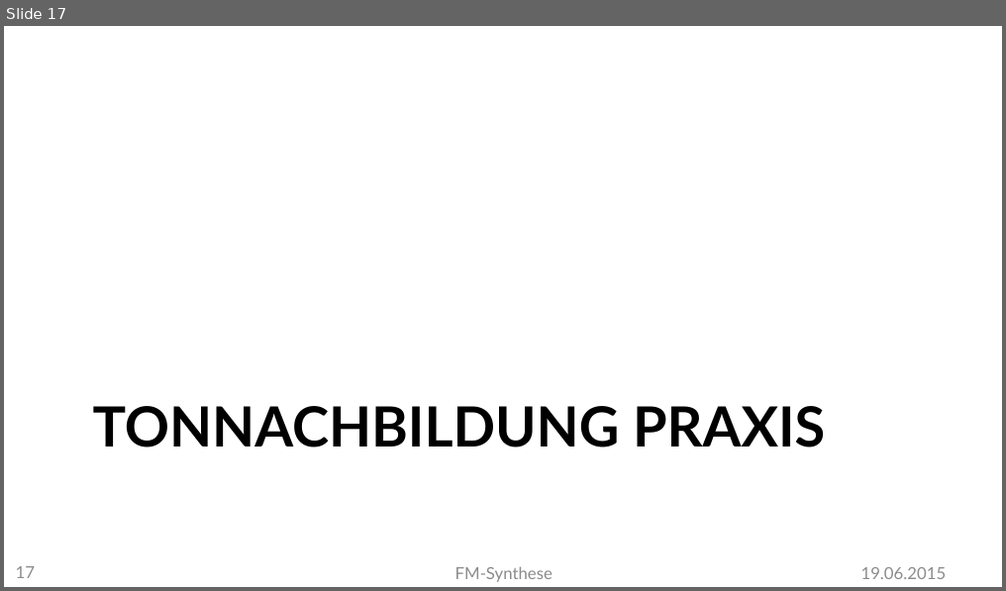
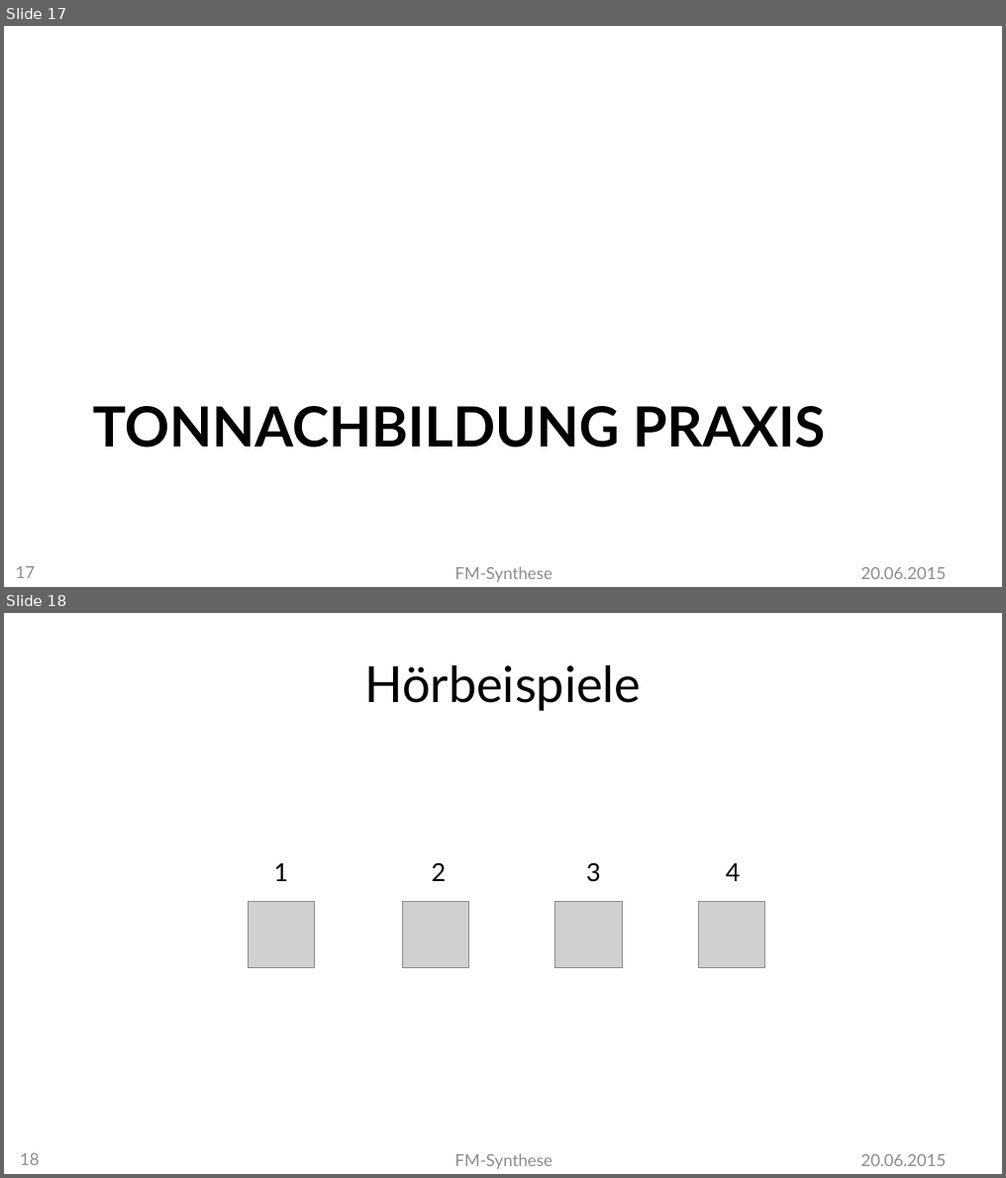
Before and after one commit to MBulli/VSeminar, a slide deck: Praesentation/FMSynthese-Gary.pptx. Shown one above the other, each under a label of ours: slide 17 before the commit, slides 17 and 18 after it. The pictures are 1006x591 and 1006x1178 pixels, drawn with LibreOffice and Linux fonts; fonts in the diff are those of the drawing; grey boxes stand for pictures; background and template pictures are left out. Boxes give left, top, right and bottom in pixels: in the first picture for what was removed or moved away, otherwise in the second. Text is boxed around its words. In the diff, an @@ line names an element or a change of style, - is before the commit and + after.

```diff
--- a/Praesentation/FMSynthese-Gary.pptx
+++ b/Praesentation/FMSynthese-Gary.pptx
@@ slide 18 added at (x1=4, y1=613, x2=1002, y2=1174), background #FFFFFF @@
@@ title added at (x1=365, y1=665, x2=642, y2=710), 36 pt, text #000000 @@
+Hörbeispiele
@@ text added at (x1=274, y1=863, x2=289, y2=881), 18 pt, text #000000 @@
+1
@@ text added at (x1=432, y1=862, x2=447, y2=881), 18 pt, text #000000 @@
+2
@@ text added at (x1=586, y1=862, x2=601, y2=882), 18 pt, text #000000 @@
+3
@@ text added at (x1=726, y1=863, x2=741, y2=881), 18 pt, text #000000 @@
+4
@@ picture added at (x1=248, y1=901, x2=314, y2=968) @@
@@ picture added at (x1=402, y1=901, x2=469, y2=968) @@
@@ picture added at (x1=555, y1=902, x2=623, y2=969) @@
@@ picture added at (x1=698, y1=901, x2=764, y2=968) @@
@@ page number added at (x1=20, y1=1154, x2=39, y2=1165), 12 pt, text #8C8C8C @@
+18
@@ text added at (x1=455, y1=1154, x2=552, y2=1169), 12 pt, text #8C8C8C @@
+FM-Synthese
@@ text added at (x1=861, y1=1155, x2=946, y2=1166), 12 pt, text #8C8C8C @@
+20.06.2015
@@ slide 17 changed as well @@
@@ text at (x1=861, y1=568, x2=946, y2=579): text changed @@
-19.06.2015
+20.06.2015
```
Also in this commit, not shown: 20 other slides changed, 17 other files.
